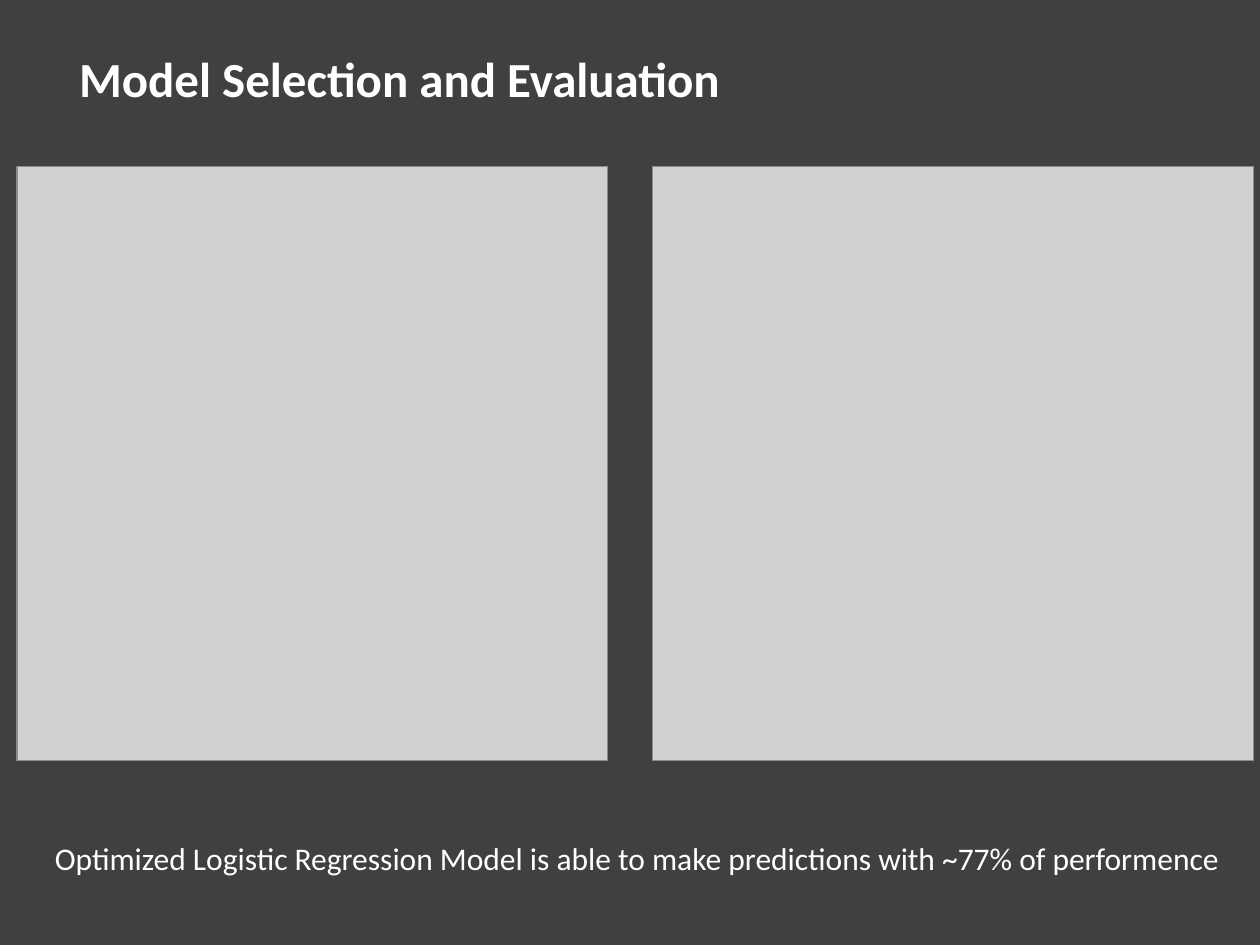
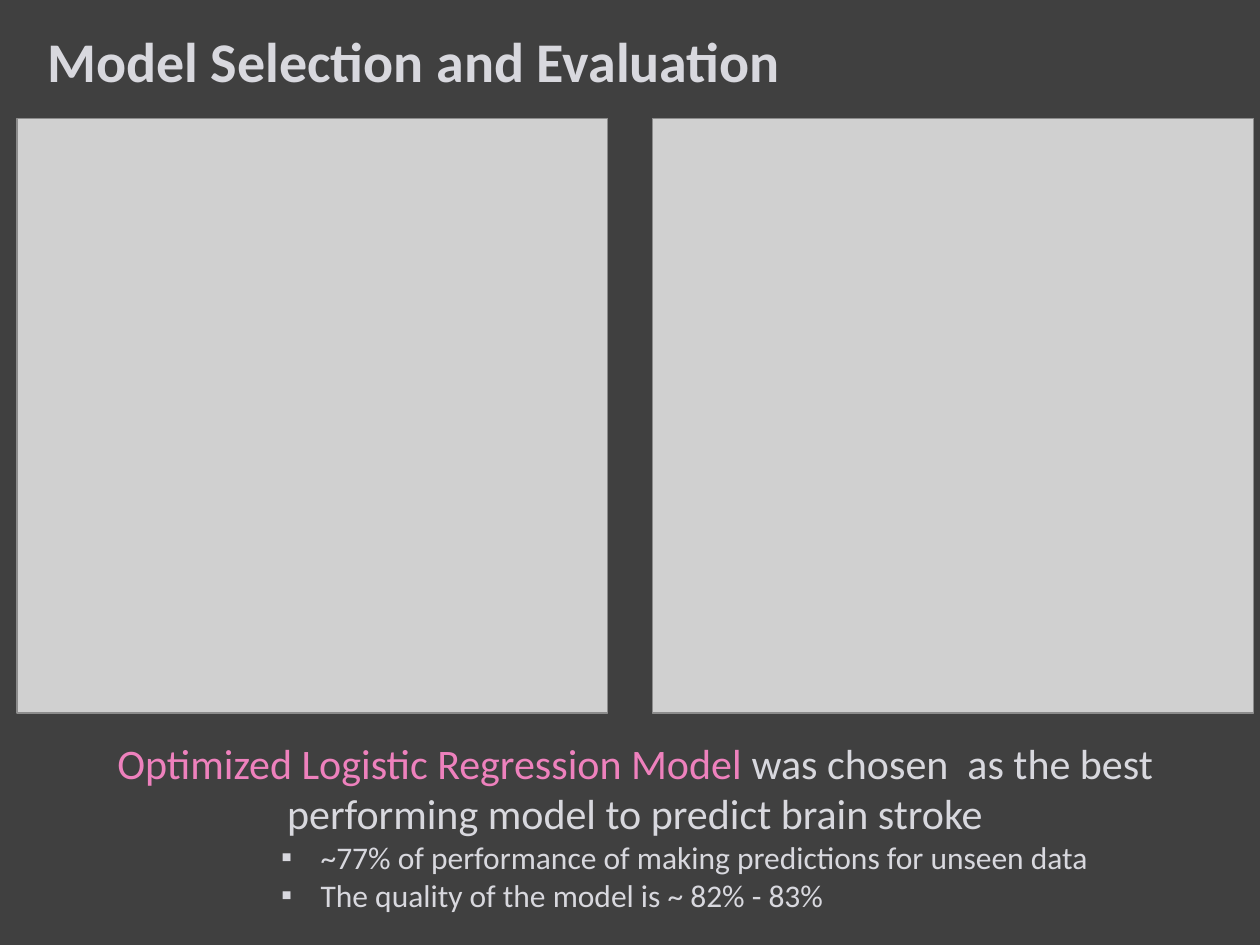
Before and after one commit to sheha919/Stroke_Prediction, a slide deck: slide 11 of stroke_pred_presentation.pptx. Drawn at 1260x945 pixels with LibreOffice and Linux fonts; fonts in the diff are those of the drawing; grey boxes stand for pictures. Boxes give left, top, right and bottom in pixels: in the first picture for what was removed or moved away, otherwise in the second. Text is boxed around its words. In the diff, an @@ line names an element or a change of style, - is before the commit and + after.

Commit message:
updated presentation

```diff
--- a/stroke_pred_presentation.pptx
+++ b/stroke_pred_presentation.pptx
@@ text "Model Selection and Evaluation" moved from (x1=79, y1=62, x2=719, y2=98) to (x1=47, y1=42, x2=780, y2=83) @@
@@ text "Model Selection and Evaluation" at (x1=47, y1=42, x2=780, y2=83): size 28 to 32 pt, text colour #FFFFFF to #D8D8DE @@
@@ picture moved from (x1=16, y1=166, x2=607, y2=761) to (x1=16, y1=118, x2=607, y2=713) @@
@@ picture moved from (x1=653, y1=166, x2=1254, y2=761) to (x1=653, y1=118, x2=1254, y2=713) @@
@@ text at (x1=117, y1=750, x2=1153, y2=912): text changed; size 18 to 24 pt; text colour #FFFFFF to #D8D8DE @@
-Optimized Logistic Regression Model is able to make predictions with ~77% of performence
+Optimized Logistic Regression Model was chosen as the best performing model to predict brain stroke
+        ▪ ~77% of performance of making predictions for unseen data
+        ▪ The quality of the model is ~ 82% - 83%
```
Also in this commit, not shown: 10 other slides changed, 2 slides added, 1 slide removed.
